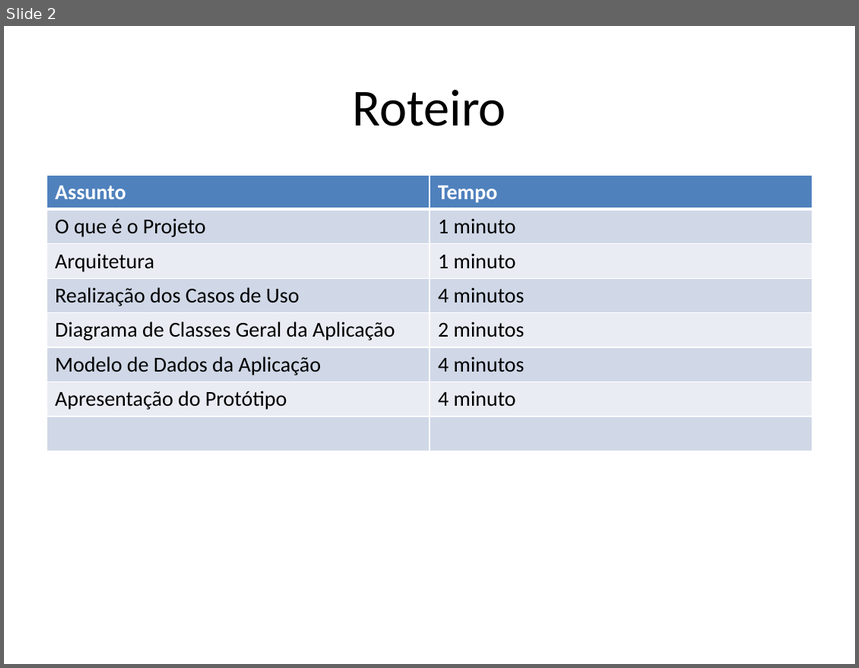
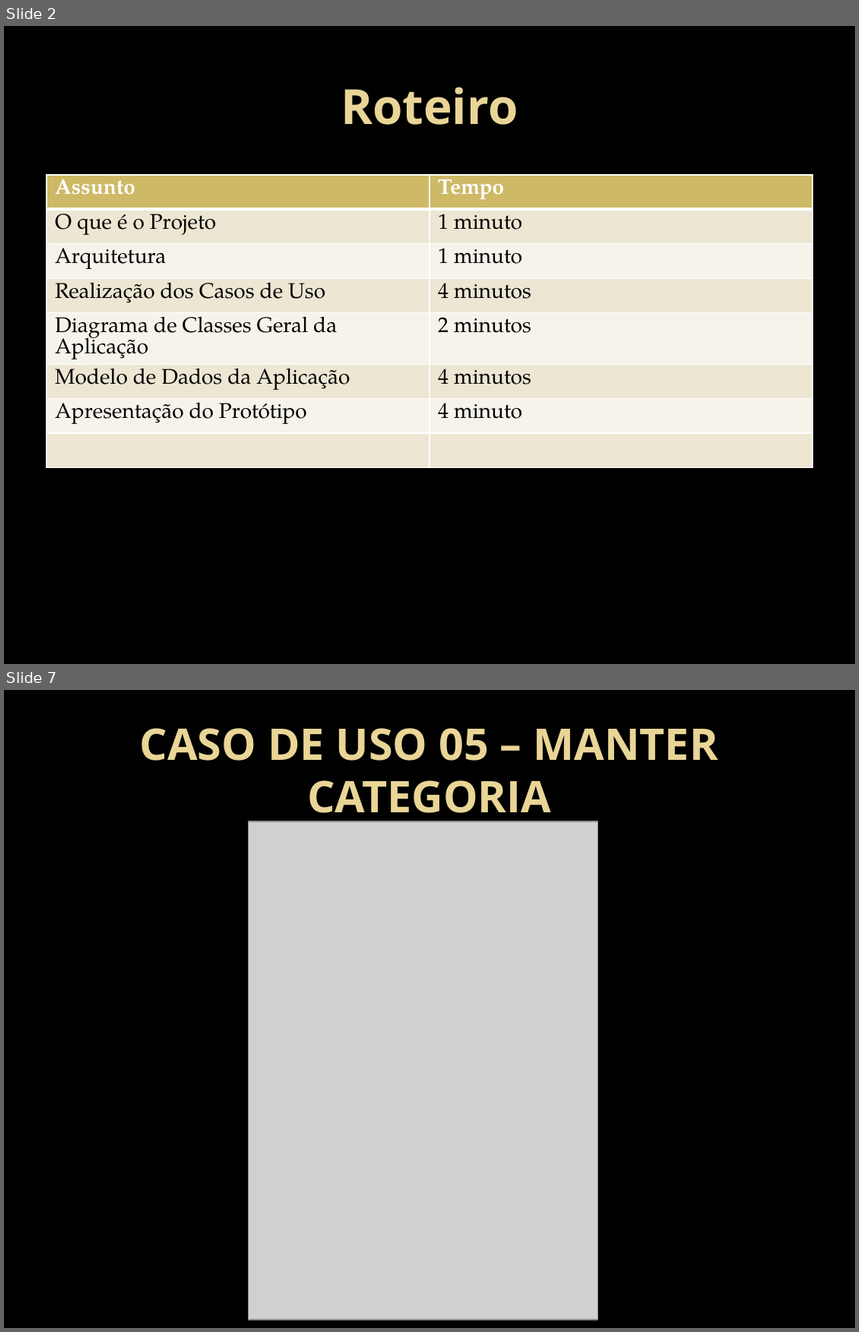
Before and after one commit to HamiltonSantos/FisioDiag, a slide deck: Design/ApresentaçãoDesign.pptx. Shown one above the other, each under a label of ours: slide 2 before the commit, slides 2 and 7 after it; the slides between them are not shown. The pictures are 859x668 and 859x1332 pixels, drawn with LibreOffice and Linux fonts; fonts in the diff are those of the drawing; grey boxes stand for pictures; background and template pictures are left out. Boxes give left, top, right and bottom in pixels: in the first picture for what was removed or moved away, otherwise in the second. Text is boxed around its words. In the diff, an @@ line names an element or a change of style, - is before the commit and + after.

```diff
--- a/Design/ApresentaçãoDesign.pptx
+++ b/Design/ApresentaçãoDesign.pptx
@@ slide 7 added at bbox=[4, 690, 855, 1328], background picture (left out) @@
@@ title added at bbox=[140, 728, 718, 824], 36.9 pt, text gradient #EAD696 to #E7D081, bold @@
+CASO DE USO 05 – MANTER CATEGORIA
@@ picture added at bbox=[248, 822, 598, 1321] @@
@@ slide 2 changed as well @@
@@ background #FFFFFF to picture (left out) @@
@@ title "Roteiro" at bbox=[341, 87, 519, 125]: size 44 to 41 pt, font Calibri to Open Sans, text colour #000000 to gradient #EAD696 to #E7D081, bold on @@
@@ table at bbox=[47, 175, 813, 476] @@
@@ fill #4F81BD to #CEB966 in row 1 @@
@@ fill #D0D8E8 to #EDE6D3 in 8 cells @@
@@ fill #E9EDF4 to #F6F3EA in 6 cells @@
@@ font Calibri to TeX Gyre Pagella @@
```
Also in this commit, not shown: 5 other slides changed, 3 other slides added, 2 slides removed.
